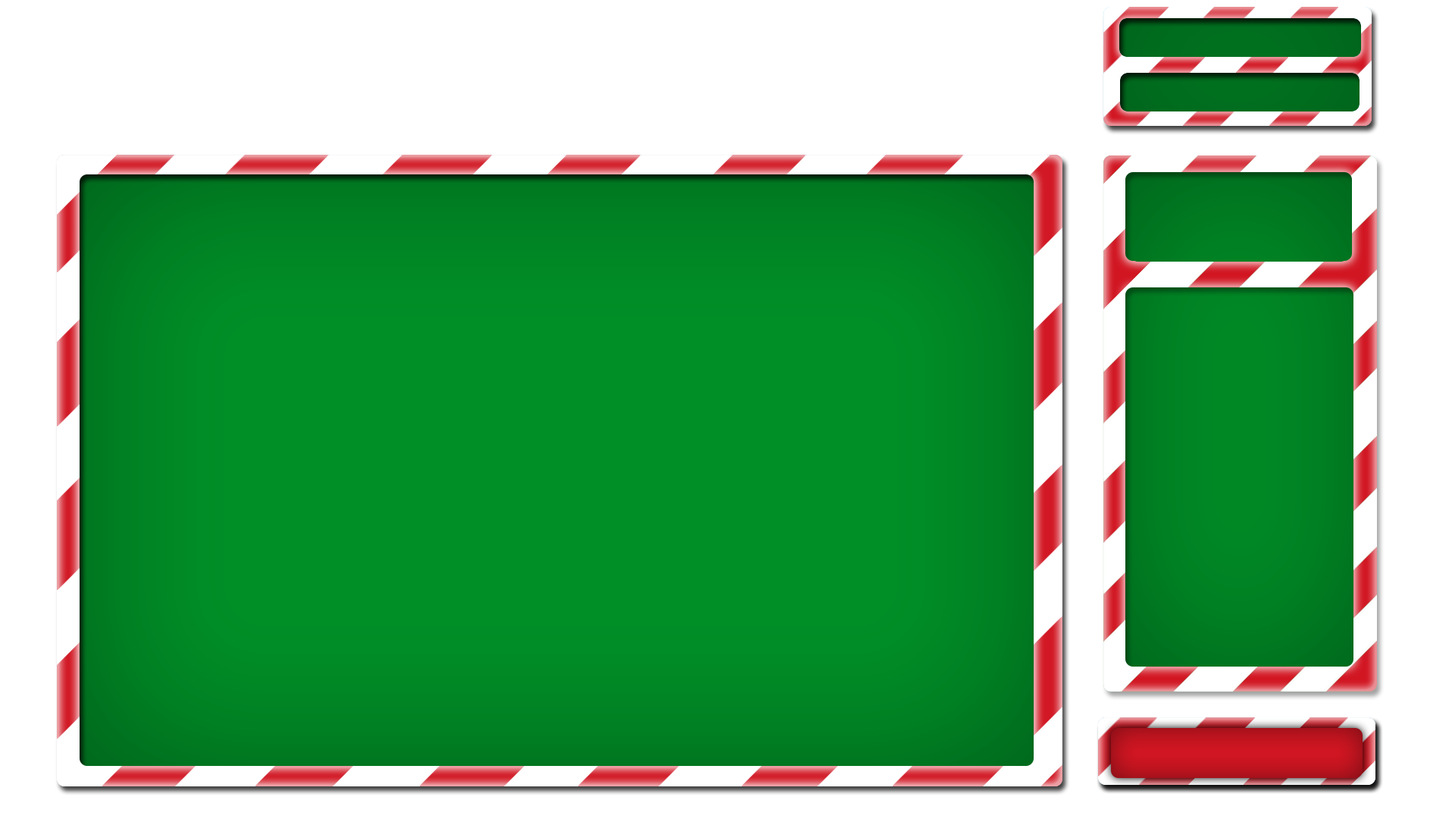
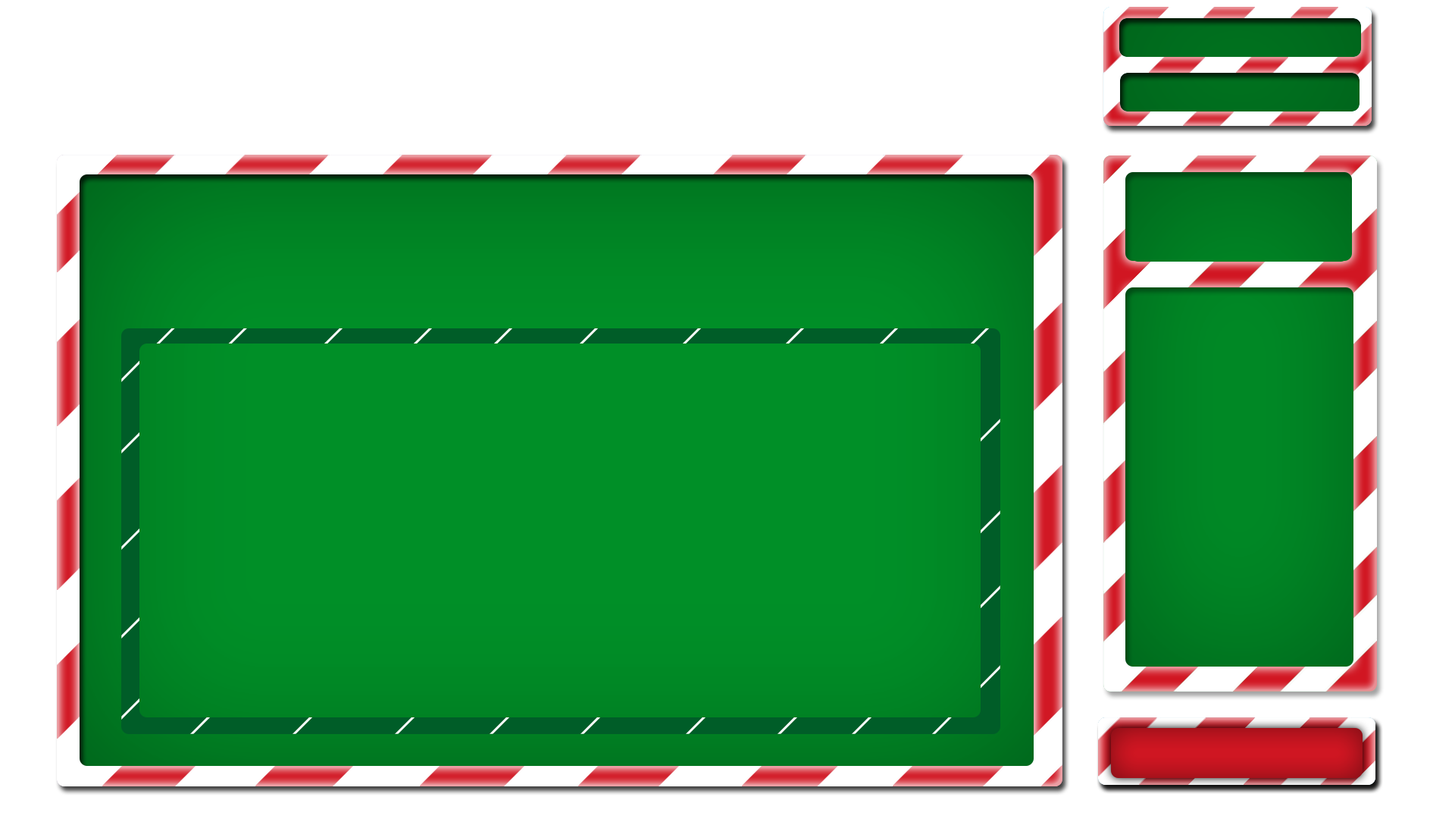
Layers edited between the first and the second 1455 × 819 image:
added group "PlayerLayout" with 1 layers in group "MainMenuUI" over [121, 328, 1001, 734]
added layer "Layer 15" in group "PlayerLayout" over [121, 328, 1001, 734]
